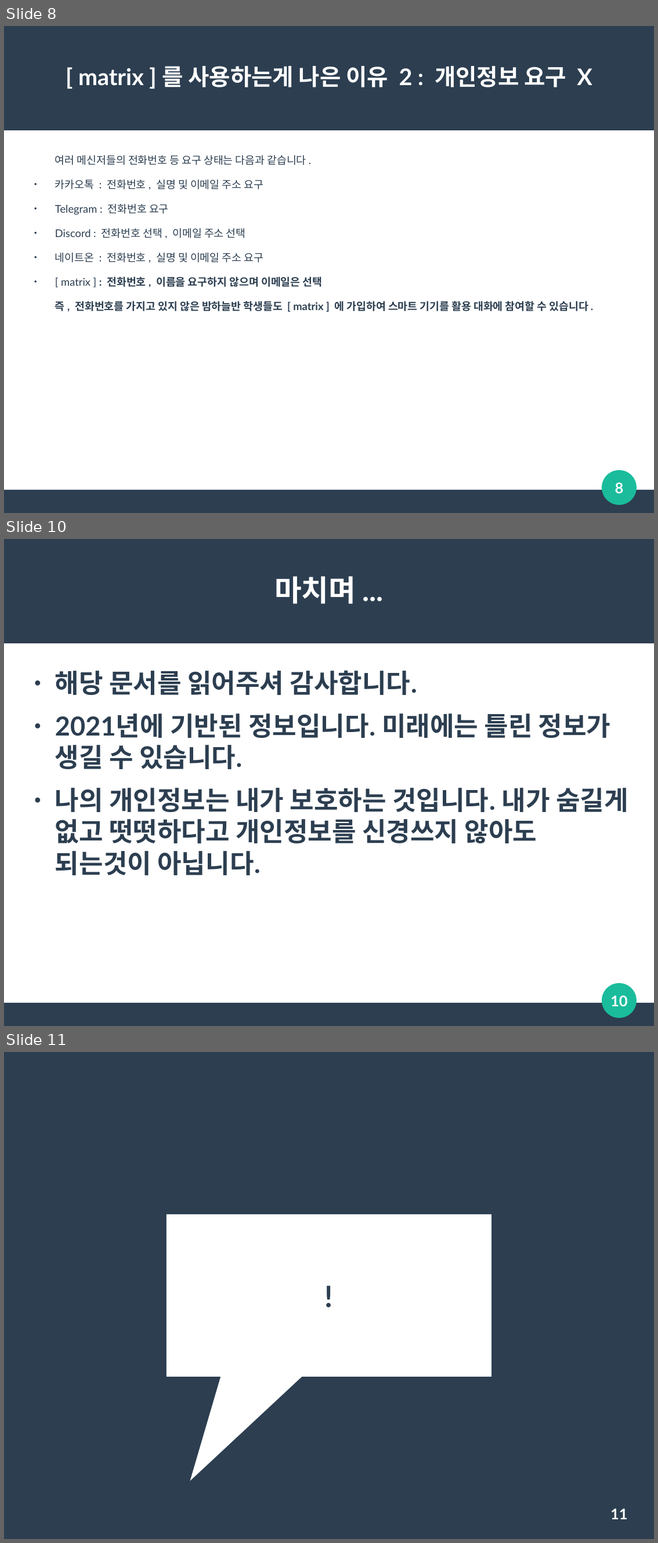
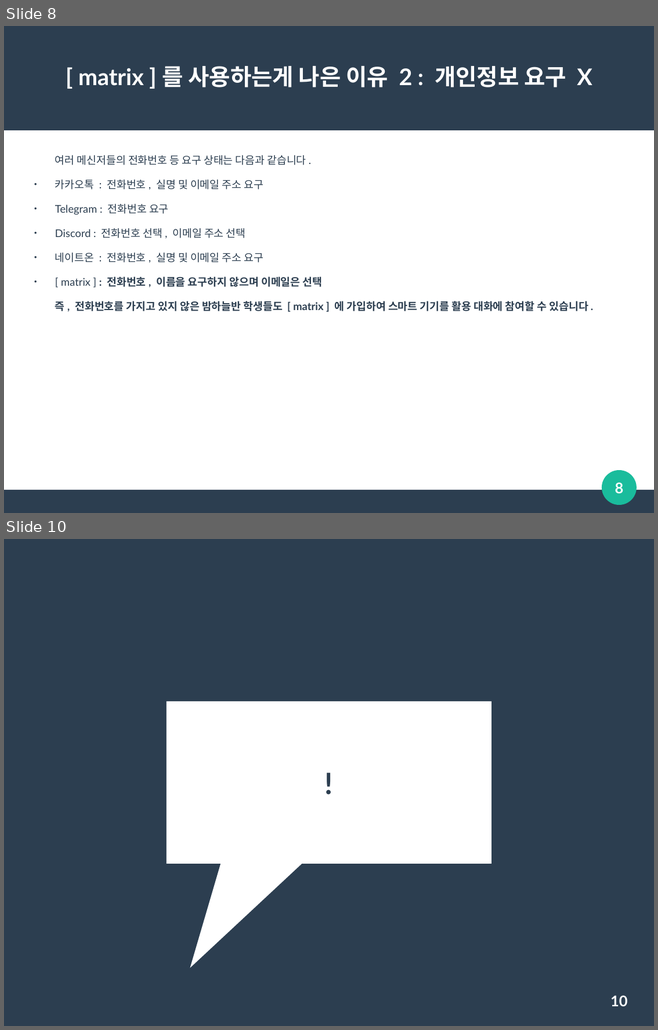
Before and after one commit to ahisky/ahisky.github.io, a slide deck: docs/whymatrix.odp. Shown one above the other, each under a label of ours: slides 8, 10 and 11 before the commit, slides 8 and 10 after it; the slides between them are not shown. The pictures are 658x1543 and 658x1030 pixels, drawn with LibreOffice and Linux fonts; fonts in the diff are those of the drawing. Boxes give left, top, right and bottom in pixels: in the first picture for what was removed or moved away, otherwise in the second. Text is boxed around its words. In the diff, an @@ line names an element or a change of style, - is before the commit and + after.

```diff
--- a/docs/whymatrix.odp
+++ b/docs/whymatrix.odp
@@ slide 10 removed at [4, 539, 654, 1026], background #FFFFFF; not listed: 3 template elements that a slide beside it also shows @@
@@ title removed at [274, 576, 355, 604] @@
-마치며 ...
@@ text removed at [55, 671, 628, 875] @@
-● 해당 문서를 읽어주셔 감사합니다.
-● 2021년에 기반된 정보입니다. 미래에는 틀린 정보가 생길 수 있습니다.
-● 나의 개인정보는 내가 보호하는 것입니다. 내가 숨길게 없고 떳떳하다고 개인정보를 신경쓰지 않아도 되는것이 아닙니다.
@@ page number removed at [610, 995, 627, 1006] @@
-10
@@ what was slide 11 is now slide 10 @@
@@ page number at [610, 995, 627, 1006]: text changed @@
-11
+10
```
Also in this commit, not shown: 1 slide changed, 3 other files.
